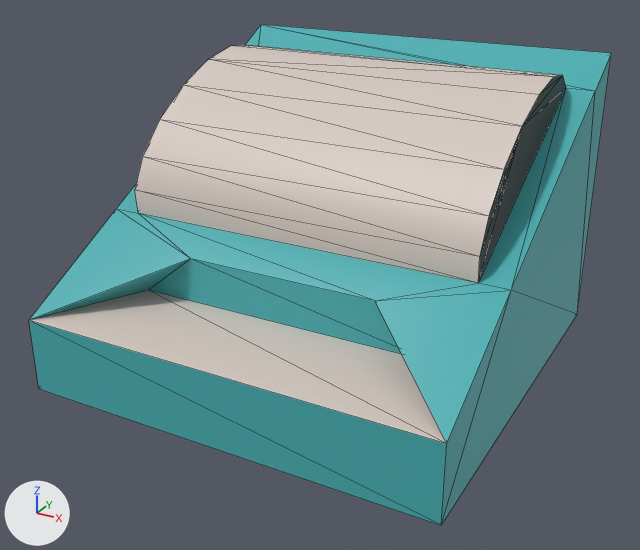
Renders of the glTF model www/models/lba2/layouts/CI_173_surveillance_system_control.glb from each side of a commit.
Before and after are seen from a camera (50 mm lens) standing at (0.701, -1.314, 0.805) and looking at (0.003, -0.045, 0.17). Arrows for +X, +Y and +Z are at lower left; the lights stay in place. Mesh edges are drawn as thin lines. Vertices at the same position are counted once.

The first picture shows 'control'.
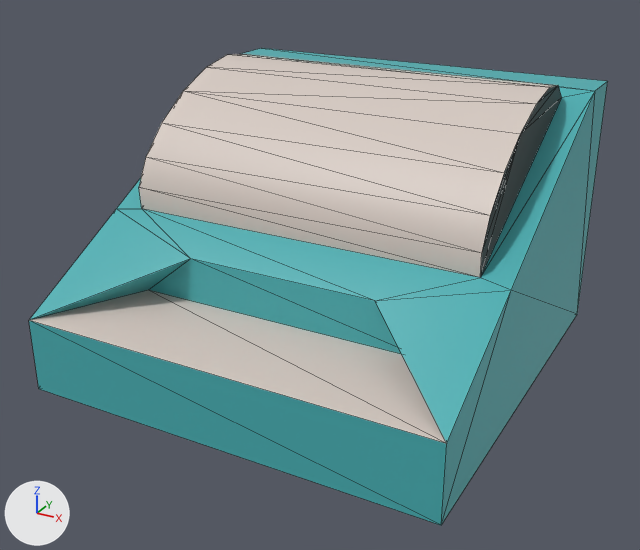
Where the change shows, as pixel boxes [x1, y1, x2, y2] in the pictures (640 x 550 px; the box of a moved part takes in the faces that stretch with it):
'control', reshaped
    before: [29, 25, 611, 525]
    after: [29, 48, 608, 525]
part 1 of me_plane, moved or reshaped
    before: [116, 25, 611, 306]
    after: [116, 48, 608, 306]

Edits to the bpy script that builds the scene:
```text
Change me_plane:
    used by ob_control; location = (0.0, 0.0, 0.0)
    remove me_plane.from_pydata(...)  # 34 vertices, 64 faces; spans x -0.375..0.375, y -0.375..0.375, z 0.0..0.527
    add me_plane.from_pydata(...)  # 34 vertices, 64 faces; spans x -0.375..0.375, y -0.375..0.375, z 0.0..0.497
    me_plane part 1
    2 vertices are removed from x -0.324..0.324, y 0.243, z 0.505
    17 faces are deleted
    18 vertices move from x -0.375..0.375, y -0.139..0.375, z 0.259..0.527 to x -0.375..0.375, y -0.129..0.375, z 0.265..0.497
    2 vertices are added at (-0.323, 0.223, 0.49), (0.323, 0.223, 0.49)
    5 new faces join them, mat_12_10 (cyan #47afb3)
    6 new faces join them, mat_14_14 (light grey #d7cbc3)
    6 new faces join them, mat_1_14 (black #1b1313)
```
